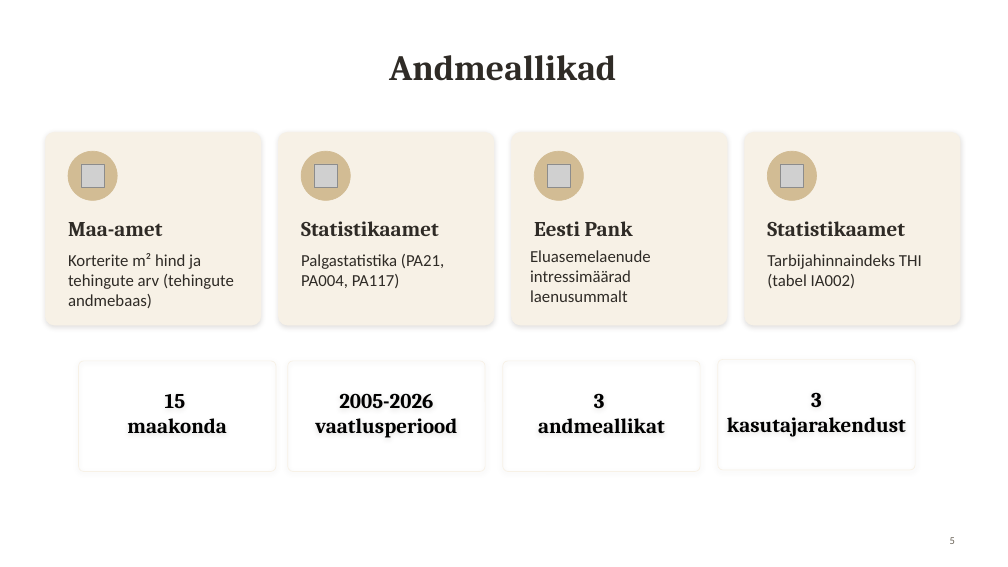
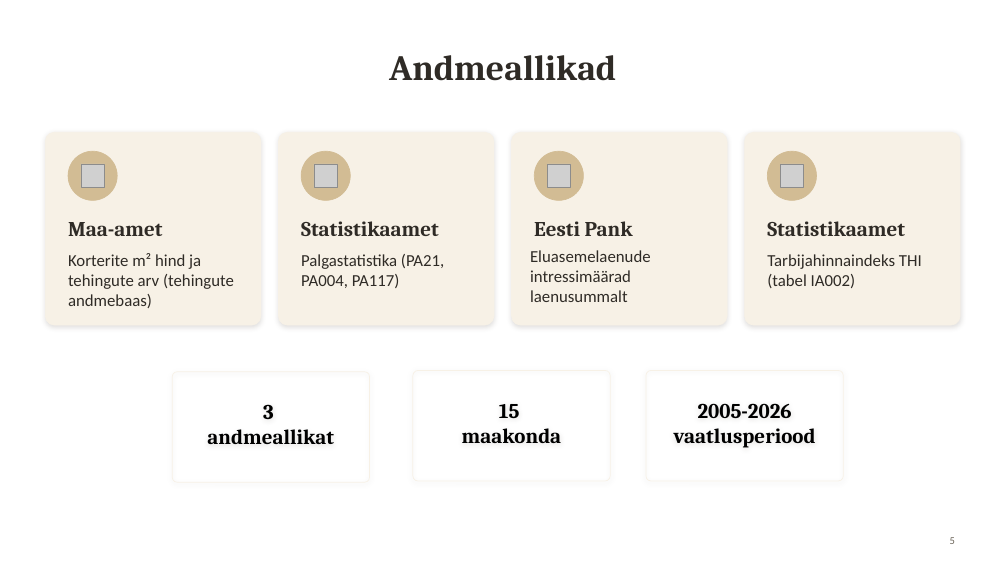
Before and after one commit to kaidisoiela/Grupitoo_kinnisvara, a slide deck: slide 5 of Grupitöö_esitlus.pptx. Drawn at 1008x567 pixels with LibreOffice and Linux fonts; fonts in the diff are those of the drawing; grey boxes stand for pictures. Boxes give left, top, right and bottom in pixels: in the first picture for what was removed or moved away, otherwise in the second. Text is boxed around its words. In the diff, an @@ line names an element or a change of style, - is before the commit and + after.

```diff
--- a/Grupitöö_esitlus.pptx
+++ b/Grupitöö_esitlus.pptx
@@ rounded rectangle removed at (718, 359, 915, 470) @@
-3 kasutajarakendust
@@ rounded rectangle "3": place and size @@
-rounded rectangle "3" at (502, 361, 700, 471)
+rounded rectangle "3" at (172, 372, 370, 482)
@@ rounded rectangle "15": place and size @@
-rounded rectangle "15" at (79, 361, 276, 471)
+rounded rectangle "15" at (413, 370, 610, 481)
@@ rounded rectangle "2005-2026 vaatlusperiood": place and size @@
-rounded rectangle "2005-2026 vaatlusperiood" at (288, 361, 485, 471)
+rounded rectangle "2005-2026 vaatlusperiood" at (646, 370, 844, 481)
```
Also in this commit, not shown: 1 other slide changed.
